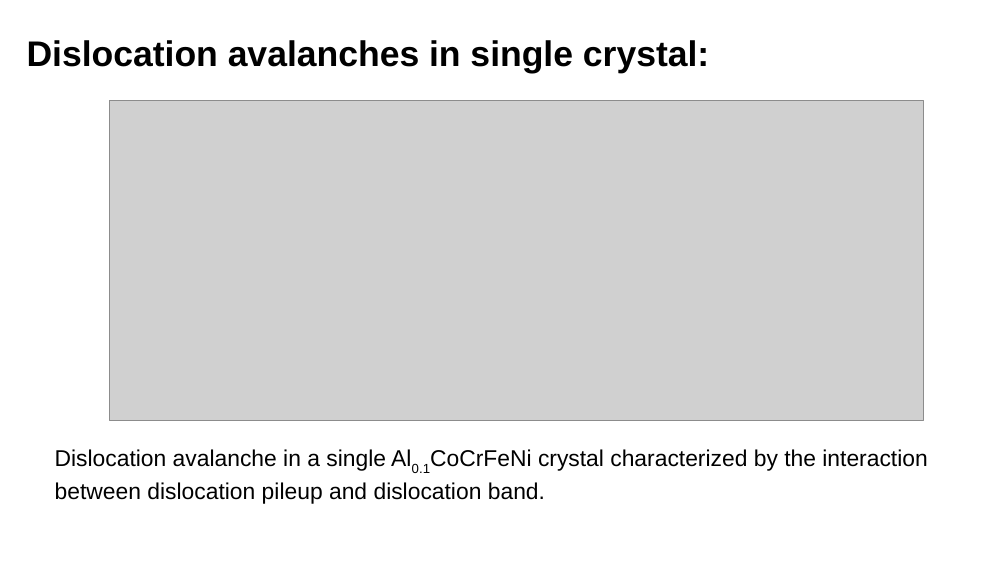
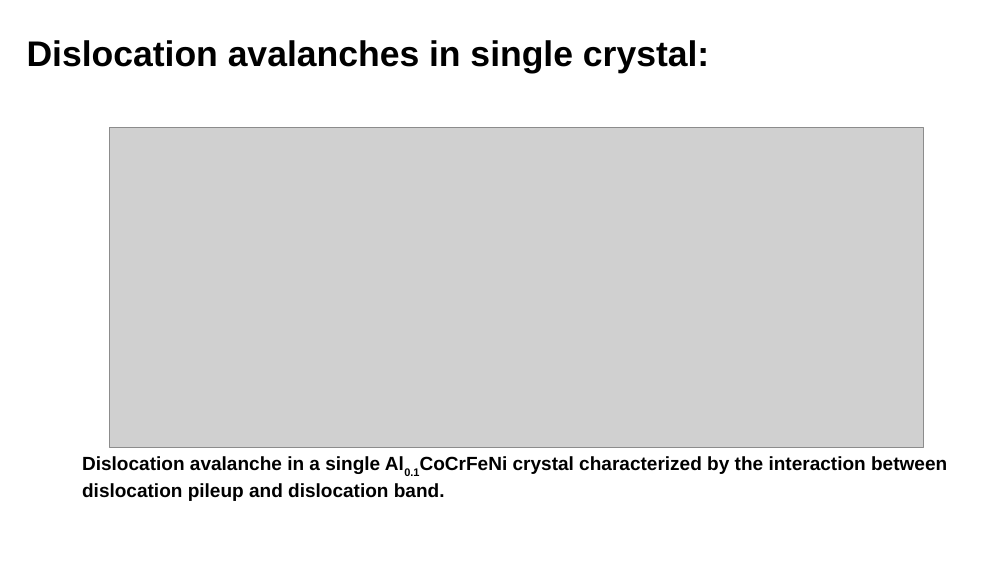
Before and after one commit to ARUN-PRAKASH-95/Journal-club, a slide deck: slide 6 of Presentation/Journalclub.odp. Drawn at 1008x567 pixels with LibreOffice and Linux fonts; fonts in the diff are those of the drawing; grey boxes stand for pictures. Boxes give left, top, right and bottom in pixels: in the first picture for what was removed or moved away, otherwise in the second. Text is boxed around its words. In the diff, an @@ line names an element or a change of style, - is before the commit and + after.

```diff
--- a/Presentation/Journalclub.odp
+++ b/Presentation/Journalclub.odp
@@ picture: place and size @@
-picture at box(110, 101, 924, 421)
+picture at box(110, 128, 924, 448)
@@ text "Dislocation avalanche in a single ...": place and size @@
-text "Dislocation avalanche in a single ..." at box(55, 449, 927, 504)
+text "Dislocation avalanche in a single ..." at box(82, 456, 947, 501)
@@ text "Dislocation avalanche in a single ..." at box(82, 456, 947, 501): size 18 to 15 pt, bold on @@
```
Also in this commit, not shown: 4 other slides changed, 4 slides added, 3 other files.
